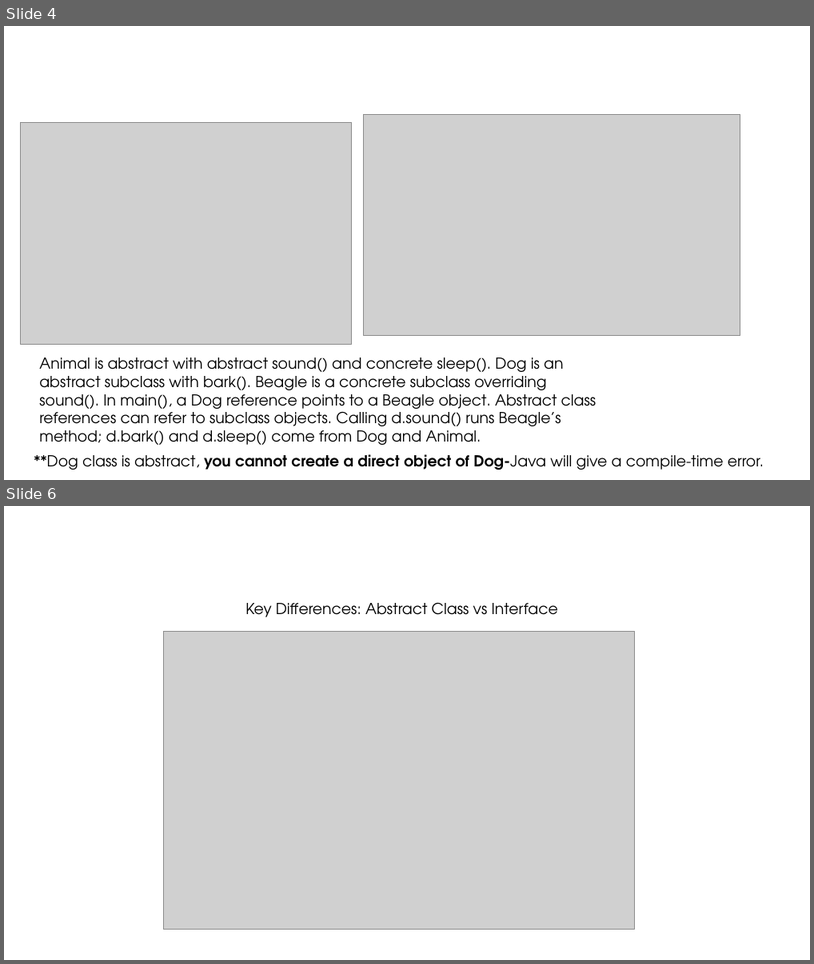
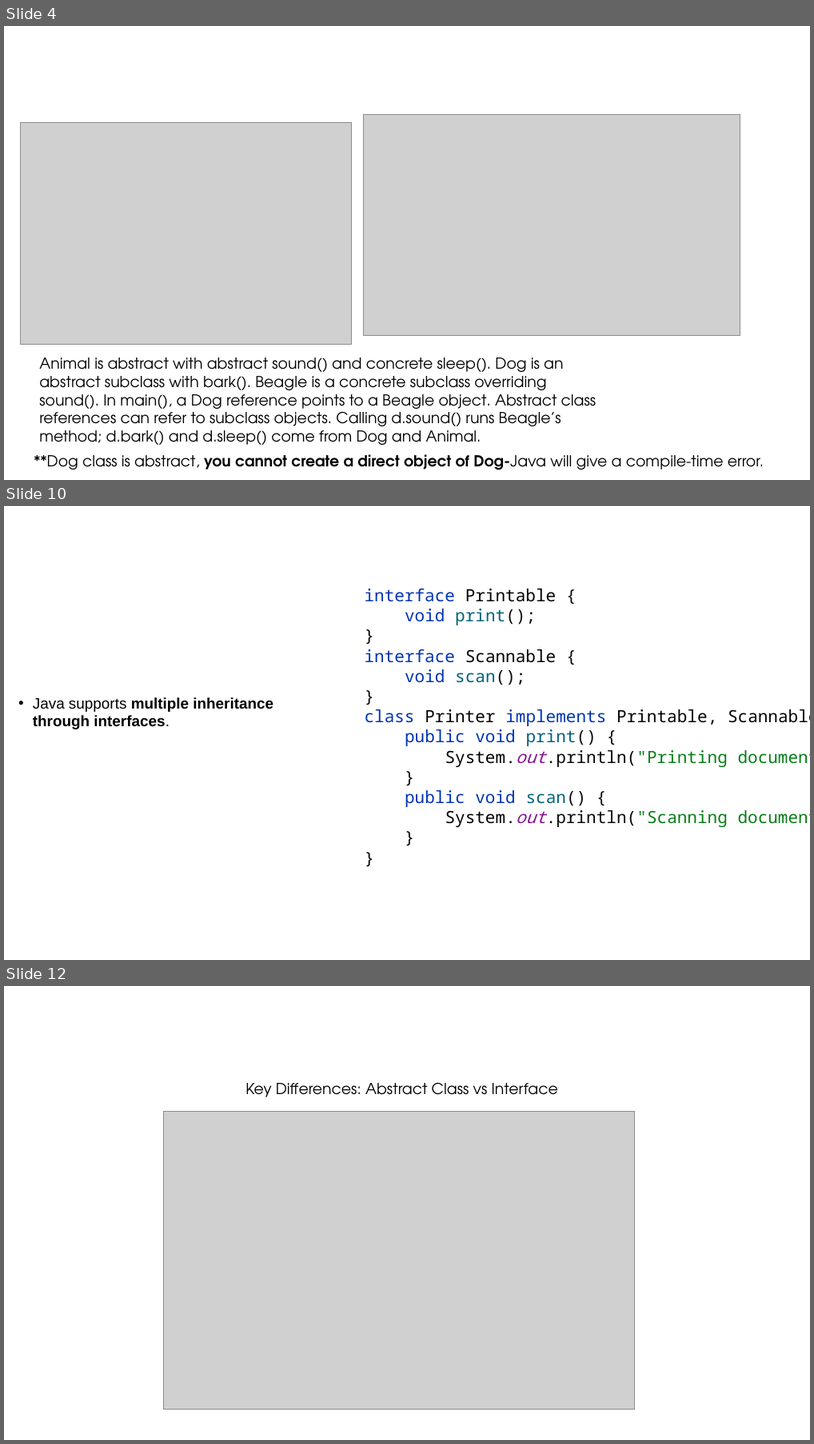
Before and after one commit to ashrafulparan2/Resources, a slide deck: CSE281/Lecture 10.pptx. Shown one above the other, each under a label of ours: slides 4 and 6 before the commit, slides 4, 10 and 12 after it; the slides between them are not shown. The pictures are 814x964 and 814x1444 pixels, drawn with LibreOffice and Linux fonts; fonts in the diff are those of the drawing; grey boxes stand for pictures; background and template pictures are left out. Boxes give left, top, right and bottom in pixels: in the first picture for what was removed or moved away, otherwise in the second. Text is boxed around its words. In the diff, an @@ line names an element or a change of style, - is before the commit and + after.

```diff
--- a/CSE281/Lecture 10.pptx
+++ b/CSE281/Lecture 10.pptx
@@ slide 10 added at bbox=[4, 506, 810, 960], background #FFFFFF @@
@@ text added at bbox=[365, 588, 810, 827], 20 pt, text #0033B3 @@
+interface Printable {
+void print();
+}
+interface Scannable {
+void scan();
+}
+class Printer implements Printable, Scannable {
+public void print() {
+System.out.println("Printing document");
+}
+public void scan() {
+System.out.println("Scanning document");
+}
+}
@@ text added at bbox=[33, 697, 274, 729], 18 pt, text #000000, bold @@
+• Java supports multiple inheritance through interfaces.
@@ what was slide 6 is now slide 12 @@
```
Also in this commit, not shown: 1 slide changed, 5 other slides added, 12 other files.
